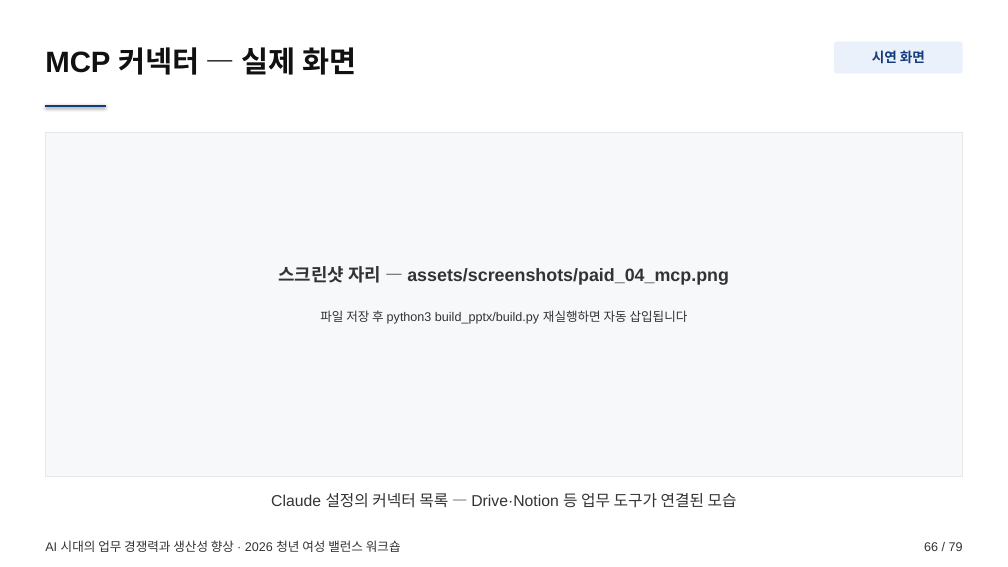
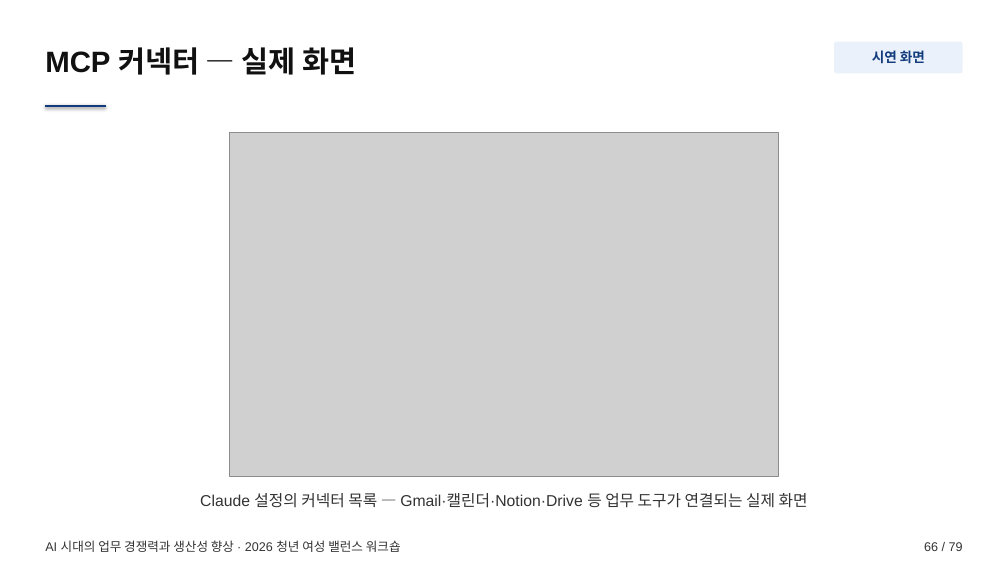
Before and after one commit to smilesjcha/how-to-work-better, a slide deck: slide 66 of lectures/20260723-worklife-ax-workshop/output/worklife-ax-workshop.pptx. Drawn at 1008x567 pixels with LibreOffice and Linux fonts; fonts in the diff are those of the drawing; grey boxes stand for pictures. Boxes give left, top, right and bottom in pixels: in the first picture for what was removed or moved away, otherwise in the second. Text is boxed around its words. In the diff, an @@ line names an element or a change of style, - is before the commit and + after.

```diff
--- a/lectures/20260723-worklife-ax-workshop/output/worklife-ax-workshop.pptx
+++ b/lectures/20260723-worklife-ax-workshop/output/worklife-ax-workshop.pptx
@@ rectangle removed at (45, 132, 963, 476) @@
@@ picture added at (230, 132, 778, 476) @@
@@ text removed at (278, 266, 729, 285) @@
-스크린샷 자리 — assets/screenshots/paid_04_mcp.png
@@ text removed at (320, 310, 688, 324) @@
-파일 저장 후 python3 build_pptx/build.py 재실행하면 자동 삽입됩니다
@@ text at (200, 493, 808, 508): text changed @@
-Claude 설정의 커넥터 목록 — Drive·Notion 등 업무 도구가 연결된 모습
+Claude 설정의 커넥터 목록 — Gmail·캘린더·Notion·Drive 등 업무 도구가 연결되는 실제 화면
```
Also in this commit, not shown: 4 other slides changed, 10 other files.
